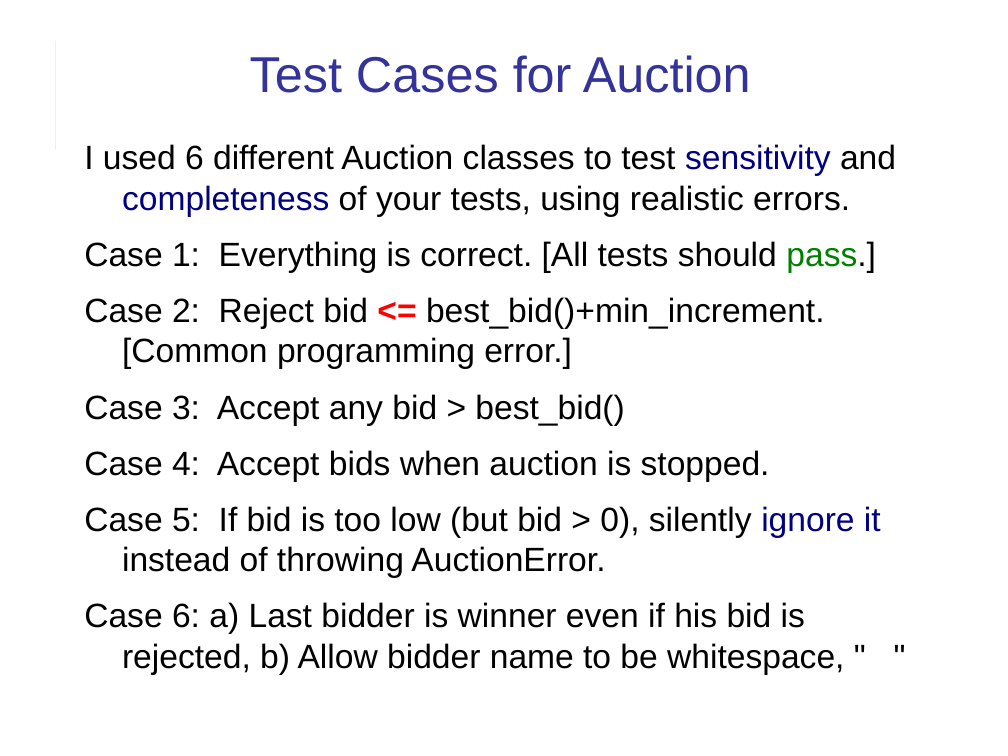
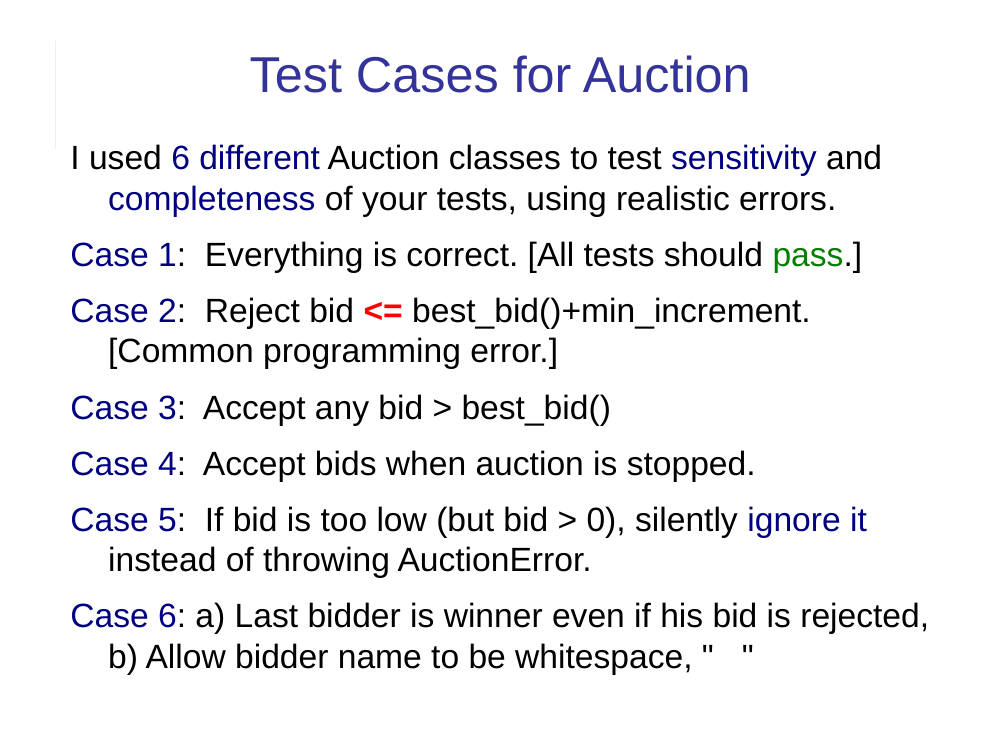
Before and after one commit to cpske/ISP, a slide deck: slide 7 of assignment/feedback/LabExam1-feedback.odp. Drawn at 1008x756 pixels with LibreOffice and Linux fonts; fonts in the diff are those of the drawing. Boxes give left, top, right and bottom in pixels: in the first picture for what was removed or moved away, otherwise in the second. Text is boxed around its words. In the diff, an @@ line names an element or a change of style, - is before the commit and + after.

```diff
--- a/assignment/feedback/LabExam1-feedback.odp
+++ b/assignment/feedback/LabExam1-feedback.odp
@@ text "I used 6 different Auction ...": place and size @@
-text "I used 6 different Auction ..." at [84, 144, 896, 675]
+text "I used 6 different Auction ..." at [70, 144, 929, 675]
@@ text "I used 6 different Auction ..." at [70, 144, 929, 675]: text colour #000000 to #000080 in "6 different", "Case 1:", "Case 2:", "Case 3:" and 3 more places @@
```
Also in this commit, not shown: 3 other slides changed, 2 slides added, 3 other files.
